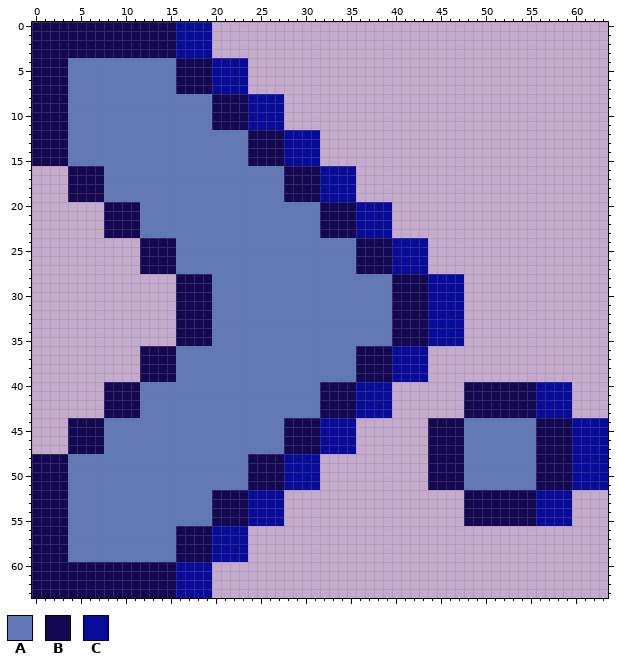
Pixel-art sprite -- logicGateGame/img/right_period.png. The first picture shows the starting point.
The file is 64x64 pixels. Colours within 5 levels of each other are drawn and written as one.
Palette (. is transparent): A #6279b8  B #140852  C #090c9b
New version:
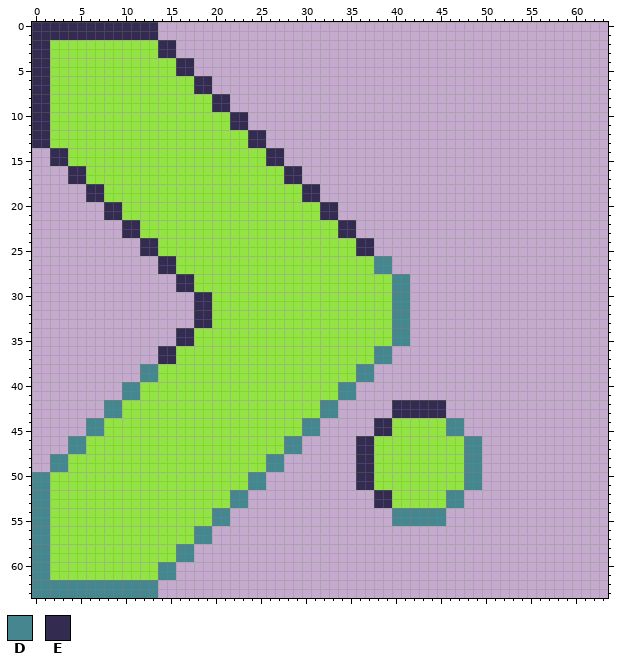
Colours new in this view: D #46878f  E #332c50
The edit:
colour A: #6279b8 -> #94e344
Changed rows in their new state; - is a pixel that keeps its letter.
first column x 0:
 0 EEEEEEEEEEEEEE......--------------------------------------------
 1 EEEEEEEEEEEEEE......--------------------------------------------
 2 EEAAAAAAAAAAAAEE....--------------------------------------------
 3 EEAAAAAAAAAAAAEE....--------------------------------------------
 4 EEAA------------EE......----------------------------------------
 5 EEAA------------EE......----------------------------------------
 6 EEAA------------AAEE....----------------------------------------
 7 EEAA------------AAEE....----------------------------------------
 8 EEAA----------------EE......------------------------------------
 9 EEAA----------------EE......------------------------------------
10 EEAA----------------AAEE....------------------------------------
11 EEAA----------------AAEE....------------------------------------
12 EEAA--------------------EE......--------------------------------
13 EEAA--------------------EE......--------------------------------
14 ..EE--------------------AAEE....--------------------------------
15 ..EE--------------------AAEE....--------------------------------
16 ----EEAA--------------------EE......----------------------------
17 ----EEAA--------------------EE......----------------------------
18 ----..EE--------------------AAEE....----------------------------
19 ----..EE--------------------AAEE....----------------------------
20 --------EEAA--------------------EE......------------------------
21 --------EEAA--------------------EE......------------------------
22 --------..EE--------------------AAEE....------------------------
23 --------..EE--------------------AAEE....------------------------
24 ------------EEAA--------------------EE......--------------------
25 ------------EEAA--------------------EE......--------------------
26 ------------..EE--------------------AADD....--------------------
27 ------------..EE--------------------AADD....--------------------
28 ----------------EEAA--------------------DD......----------------
29 ----------------EEAA--------------------DD......----------------
30 ----------------..EE--------------------DD......----------------
31 ----------------..EE--------------------DD......----------------
32 ----------------..EE--------------------DD......----------------
33 ----------------..EE--------------------DD......----------------
34 ----------------EEAA--------------------DD......----------------
35 ----------------EEAA--------------------DD......----------------
36 ------------..EE--------------------AADD....--------------------
37 ------------..EE--------------------AADD....--------------------
38 ------------DDAA--------------------DD......--------------------
39 ------------DDAA--------------------DD......--------------------
40 --------..DD--------------------AADD....--------............----
41 --------..DD--------------------AADD....--------............----
42 --------DDAA--------------------DD......EEEEEE--............----
43 --------DDAA--------------------DD......EEEEEE--............----
44 ----..DD--------------------AADD....--EEAAAAAADD................
45 ----..DD--------------------AADD....--EEAAAAAADD................
46 ----DDAA--------------------DD......EEAAAAAAAAAADD..............
47 ----DDAA--------------------DD......EEAAAAAAAAAADD..............
48 ..DD--------------------AADD....----EEAAAAAAAAAADD..............
49 ..DD--------------------AADD....----EEAAAAAAAAAADD..............
50 DDAA--------------------DD......----EEAAAAAAAAAADD..............
51 DDAA--------------------DD......----EEAAAAAAAAAADD..............
52 DDAA----------------AADD....----------EEAAAAAADD............----
53 DDAA----------------AADD....----------EEAAAAAADD............----
54 DDAA----------------DD......------------DDDDDD--............----
55 DDAA----------------DD......------------DDDDDD--............----
56 DDAA------------AADD....----------------------------------------
57 DDAA------------AADD....----------------------------------------
58 DDAA------------DD......----------------------------------------
59 DDAA------------DD......----------------------------------------
60 DDAAAAAAAAAAAADD....--------------------------------------------
61 DDAAAAAAAAAAAADD....--------------------------------------------
62 DDDDDDDDDDDDDD......--------------------------------------------
63 DDDDDDDDDDDDDD......--------------------------------------------
Changed places in both pictures, as pixel boxes (x1, y1, x2, y2):
changed: (32, 22, 608, 598)
